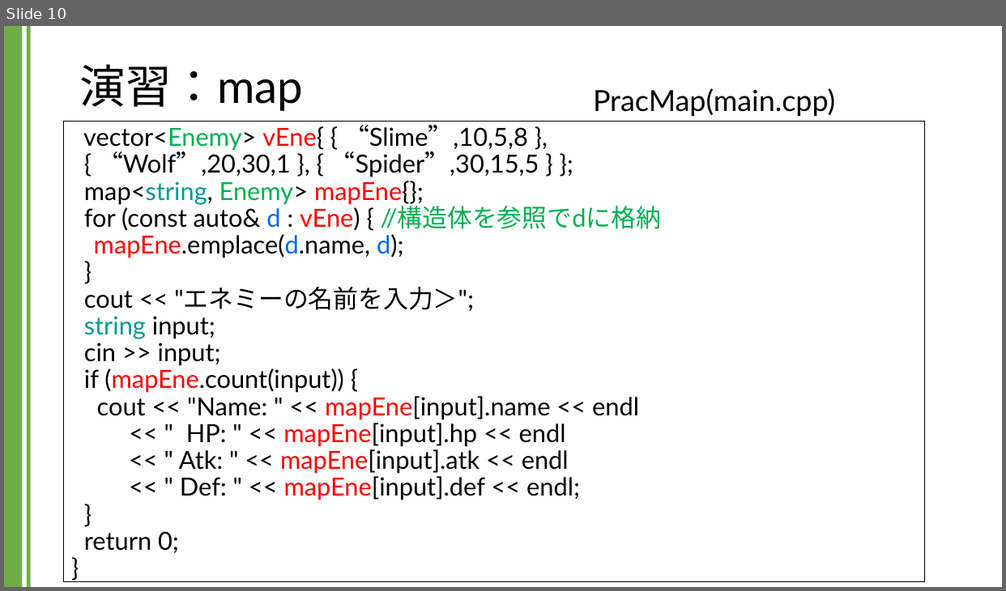
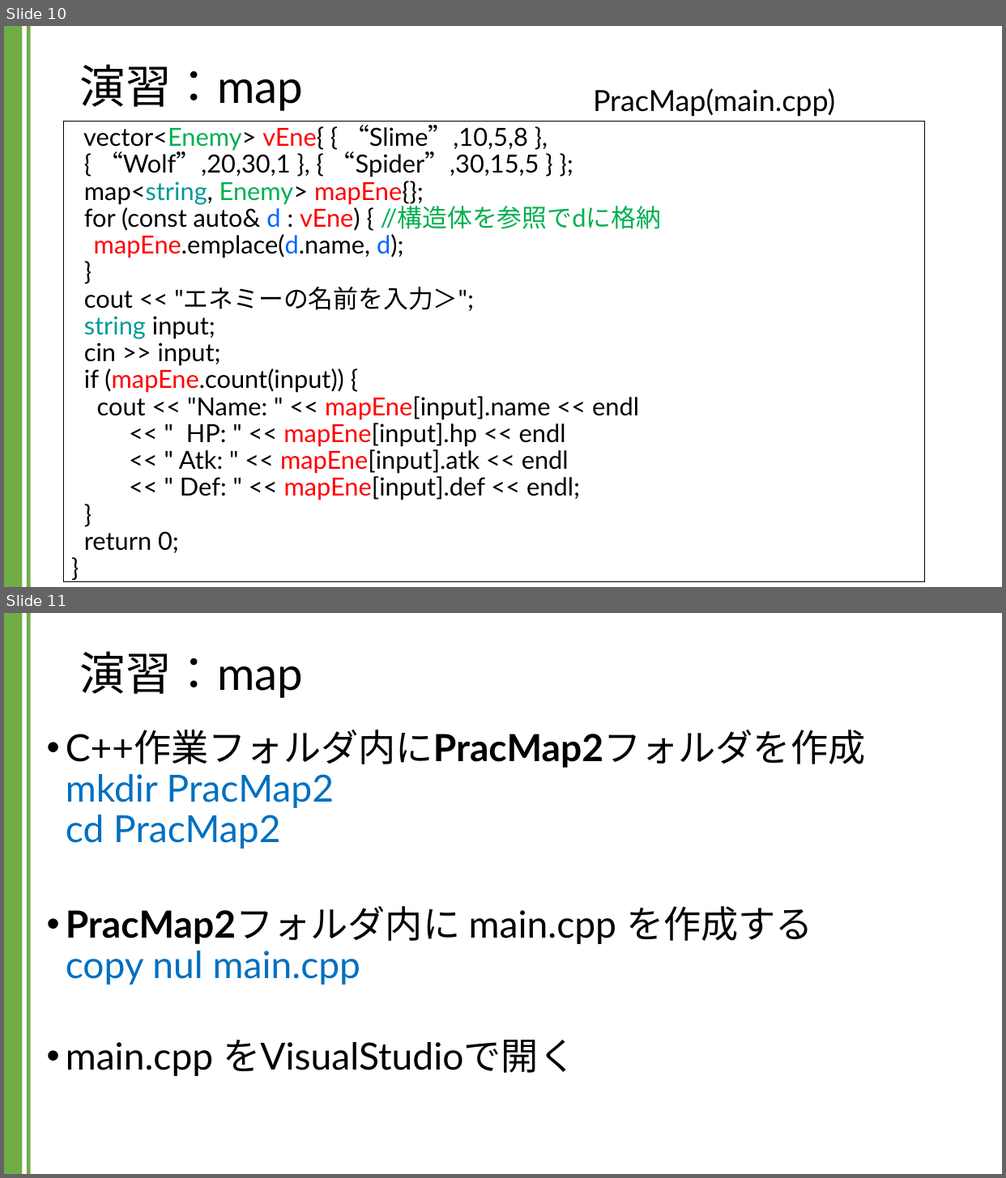
Before and after one commit to kic-murata/cpp2024, a slide deck: 授業資料/演習課題：map.pptx. Shown one above the other, each under a label of ours: slide 10 before the commit, slides 10 and 11 after it. The pictures are 1006x591 and 1006x1178 pixels, drawn with LibreOffice and Linux fonts; fonts in the diff are those of the drawing. Boxes give left, top, right and bottom in pixels: in the first picture for what was removed or moved away, otherwise in the second. Text is boxed around its words. In the diff, an @@ line names an element or a change of style, - is before the commit and + after.

```diff
--- a/授業資料/演習課題：map.pptx
+++ b/授業資料/演習課題：map.pptx
@@ slide 11 added at [4,613,1002,1174], background #FFFFFF; not listed: 2 template elements that a slide beside it also shows @@
@@ title added at [80,651,304,698], 44 pt, text #000000 @@
+演習：map
@@ text added at [66,730,866,1076], 36 pt, text #000000 @@
+• C++作業フォルダ内にPracMap2フォルダを作成
+  mkdir PracMap2
+  cd PracMap2
+• PracMap2フォルダ内に main.cpp を作成する
+  copy nul main.cpp
+• main.cpp をVisualStudioで開く
```
Also in this commit, not shown: 2 other files.
